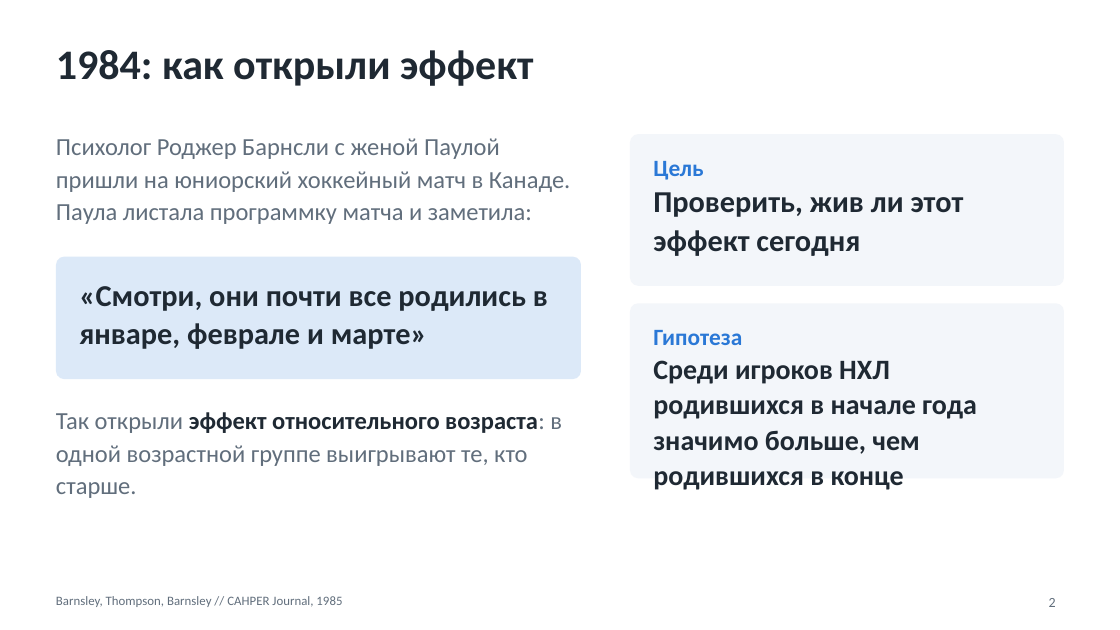
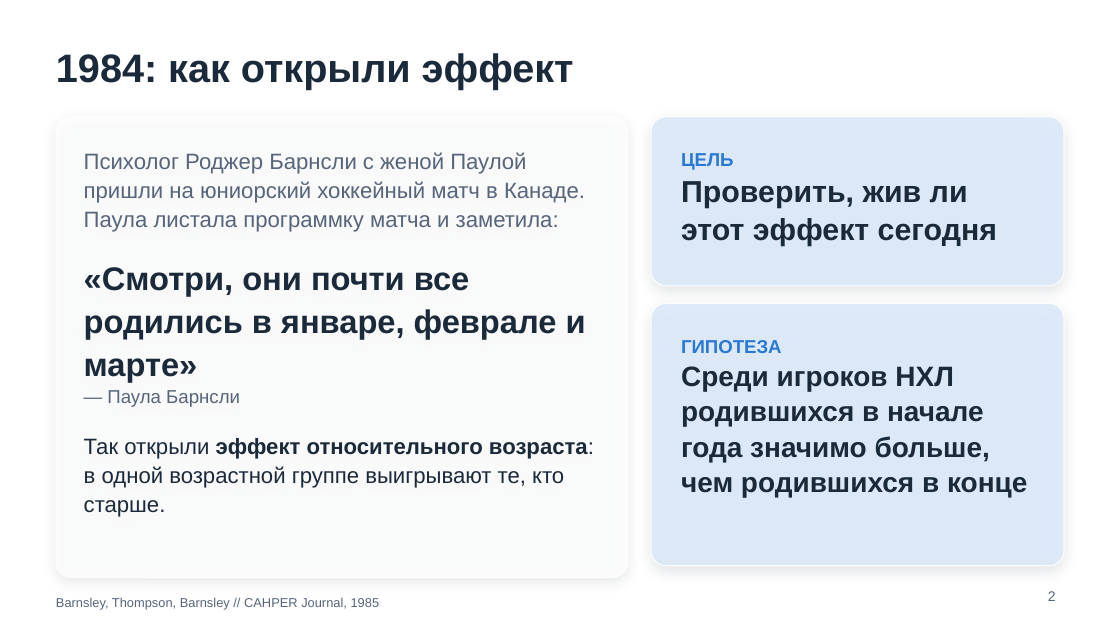
Before and after one commit to benji-hue/projecktmaxim, a slide deck: slide 2 of presentation-simple.pptx. Drawn at 1120x630 pixels with LibreOffice and Linux fonts; fonts in the diff are those of the drawing; background and template pictures are left out. Boxes give left, top, right and bottom in pixels: in the first picture for what was removed or moved away, otherwise in the second. Text is boxed around its words. In the diff, an @@ line names an element or a change of style, - is before the commit and + after.

```diff
--- a/presentation-simple.pptx
+++ b/presentation-simple.pptx
@@ title "1984: как открыли эффект" at (56, 53, 574, 90): size 36 to 34 pt, font Calibri to Arial, text colour #1F2933 to #1B2A3A; vertical alignment top to middle @@
@@ rounded rectangle "Психолог Роджер Барнсли с женой ...": place and size @@
-rounded rectangle "Психолог Роджер Барнсли с женой ..." at (56, 138, 571, 224)
+rounded rectangle "Психолог Роджер Барнсли с женой ..." at (56, 117, 628, 578)
@@ rounded rectangle "Психолог Роджер Барнсли с женой ..." at (56, 117, 628, 578): fill none to #FFFFFF at 78% opacity; outline none to #FFFFFF 1 pt; shadow on @@
@@ rounded rectangle "ЦЕЛЬ" at (651, 117, 1065, 286): fill none to #DCE9F8 at 90% opacity; outline none to #FFFFFF 1 pt; shadow on @@
@@ rounded rectangle "ЦЕЛЬ": place and size @@
-rounded rectangle "ЦЕЛЬ" at (653, 192, 964, 256)
+rounded rectangle "ЦЕЛЬ" at (651, 117, 1065, 286)
@@ rounded rectangle removed at (630, 134, 1065, 287) @@
@@ text in rounded rectangle at (84, 152, 585, 232): size 21 to 19 pt, font Calibri to Arial, text colour #616E7C to #56657A in "Психолог Роджер Барнсли с женой Паулой пришли ..." @@
@@ text removed at (653, 161, 703, 180) @@
-Цель
@@ text in rounded rectangle at (681, 153, 733, 170): paragraph added @@
+ЦЕЛЬ
@@ text in rounded rectangle at (681, 181, 997, 246): font Calibri to Arial, text colour #1F2933 to #1B2A3A in "Проверить, жив ли этот эффект сегодня" @@
@@ rounded rectangle removed at (56, 257, 581, 380) @@
@@ text in rounded rectangle at (84, 267, 594, 517): paragraphs added @@
+«Смотри, они почти все родились в январе, феврале и марте»
+— Паула Барнсли
+Так открыли эффект относительного возраста: в одной возрастной группе выигрывают те, кто старше.
@@ text removed at (79, 286, 548, 349) @@
-«Смотри, они почти все родились в январе, феврале и марте»
@@ rounded rectangle removed at (630, 303, 1065, 478) @@
@@ rounded rectangle "ГИПОТЕЗА": place and size @@
-rounded rectangle "ГИПОТЕЗА" at (653, 360, 977, 490)
+rounded rectangle "ГИПОТЕЗА" at (651, 303, 1065, 565)
@@ rounded rectangle "ГИПОТЕЗА" at (651, 303, 1065, 565): fill none to #DCE9F8 at 90% opacity; outline none to #FFFFFF 1 pt; shadow on @@
@@ text removed at (653, 330, 742, 345) @@
-Гипотеза
@@ text in rounded rectangle at (681, 340, 782, 353): paragraph added @@
+ГИПОТЕЗА
@@ text in rounded rectangle at (681, 366, 1027, 497): font Calibri to Arial, text colour #1F2933 to #1B2A3A in "Среди игроков НХЛ родившихся в начале года ..." @@
@@ text removed at (56, 412, 562, 466) @@
-Так открыли эффект относительного возраста: в одной возрастной группе выигрывают те, кто старше.
@@ text "Barnsley, Thompson, Barnsley // CAHPER ..." at (56, 597, 380, 610): font Calibri to Arial, text colour #616E7C to #56657A @@
@@ page number at (1048, 591, 1056, 601): font Calibri to Arial, text colour #616E7C to #56657A @@
@@ page number: place and size @@
-page number at (1049, 598, 1056, 607)
+page number at (1048, 591, 1056, 601)
```
Also in this commit, not shown: 11 other slides changed, 5 other files.
